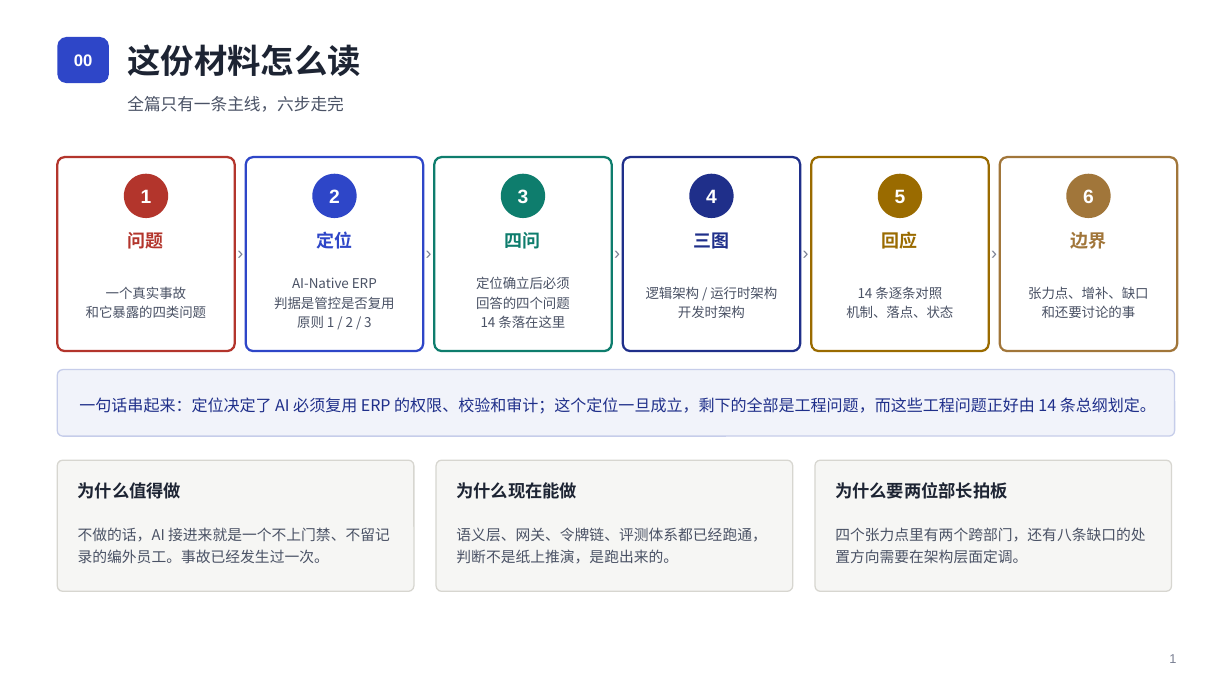
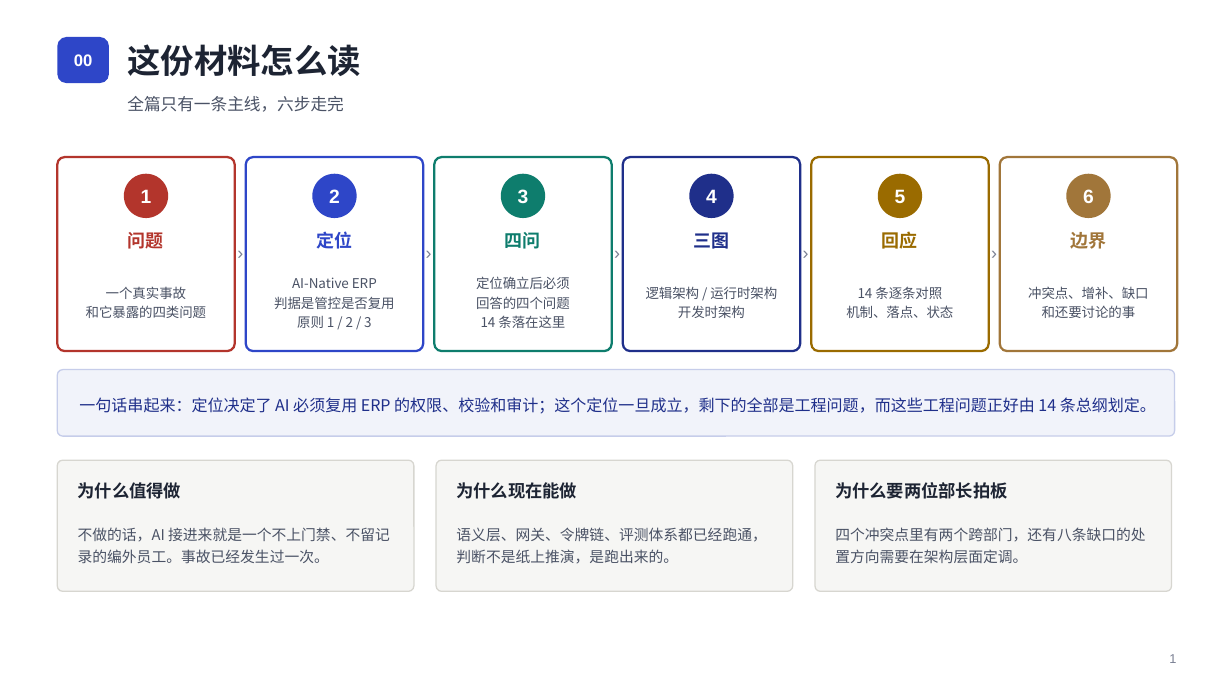
Before and after one commit to xiaohanarch/ERP-AI, a slide deck: slide 2 of docs/ERP-AI-L1参考架构-汇报版.pptx. Drawn at 1232x693 pixels with LibreOffice and Linux fonts; fonts in the diff are those of the drawing. Boxes give left, top, right and bottom in pixels: in the first picture for what was removed or moved away, otherwise in the second. Text is boxed around its words. In the diff, an @@ line names an element or a change of style, - is before the commit and + after.

Commit message:
docs: intro_v2 与汇报 PPT 黑话清理 —— 张力/口径/平价/对冲等 10 类术语换大白话
读者反馈「张力、口径这类词看不懂」，全文（HTML + PPT 31 页 + 两处源码注释
引用）统一替换为直白说法：

- 张力/张力点 → 冲突点（标题改「四个互相打架、需要表态的冲突点」）
- 口径 → 按语义拆分：权限标准 / 定义 / 定义层 / 与页面一致 /
  三个入口对照（三口径）/ 自动对账（口径互证）/ 含义（字段口径）等
- 平价 → 一致（权限平价测试 → 权限一致性测试；Java 注释同步改写）
- 对冲 → 保险（预埋对冲 → 预埋保险；替换的对冲 → 给终局替换留的保险）
- 锚点 → 基准（评测锚点 → 评测基准；版本锚点 → 版本标识；
  锚定 → 断言/锁定/引用 按语境）
- 收口 → 统一由网关接管；标的 → 示例；扇出 → 对外分发

统计：HTML 127 处（含跨标签隔断检查清零）、PPT 40 个文本 run
（XML 良构 + zip 完整性校验通过）；同步两处被文档引用的源码注释
（PermissionService.java 平价措辞、questions-capability.yaml 锚点用例）
保持文档引用与代码一致（均为注释行，无行为变更）

```diff
--- a/docs/ERP-AI-L1参考架构-汇报版.pptx
+++ b/docs/ERP-AI-L1参考架构-汇报版.pptx
@@ text at (1028, 286, 1148, 299): text changed @@
-张力点、增补、缺口
+冲突点、增补、缺口
@@ text at (835, 527, 1145, 563): text changed @@
-四个张力点里有两个跨部门，还有八条缺口的处置方向需要在架构层面定调。
+四个冲突点里有两个跨部门，还有八条缺口的处置方向需要在架构层面定调。
```
Also in this commit, not shown: 21 other slides changed, 3 other files.
